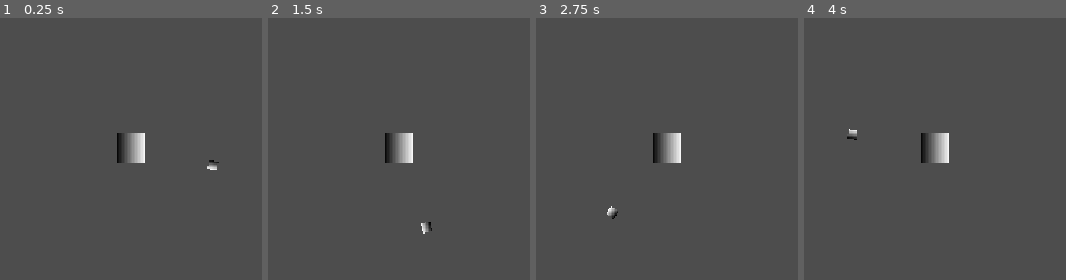
Above: before the commit, frames 1-4 (left to right).
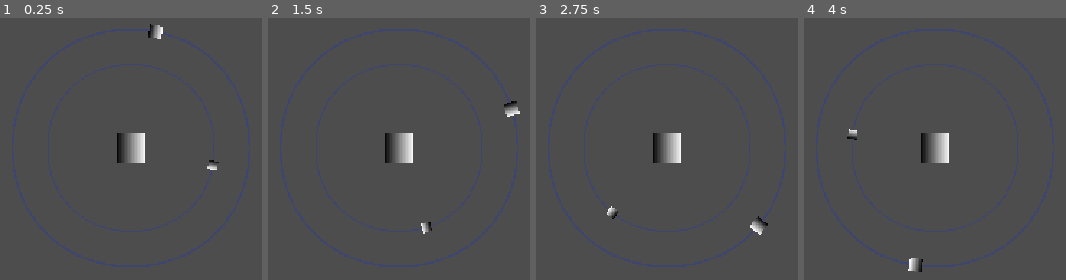
Above: after the commit, the same moments.

Repository: ChristusRegnat/Orbit
Game: Godot game, scene res://game.tscn
The game is run twice, just before and just after one commit, with the same random seed, the same clock (stepped at 60 frames per second) and the same inputs. This scene is started directly instead of the project's main scene.
Inputs:
- Up to frame 1 (0.25 s): no input
- Up to frame 2 (1.5 s): no input
- Up to frame 3 (2.75 s): no input
- Up to frame 4 (4 s): no input

The runs differ from the first frame. In frame 1, 3.3% of the frame differs, in the area x 4-96%, y 2-96%; in frame 2, 3.3%, in the area x 4-97%, y 4-96%; in frame 3, 3.3%; in frame 4, 3.3%.

Commit message:
Planet Path Trace
Added Trace Lines For Planet Orbits

Diff:
--- a/orbitus/d.gd
+++ b/orbitus/d.gd
@@ -1 +1,12 @@
 extends Line2D
+@onready var path_2d = get_parent()
+
+func _ready():
+	# Set Line2D properties (color, width)
+	default_color = Color(0.0, 0.171, 1.0, 1.0) # White, opaque
+	width = 5 # Adjust as needed
+
+		# Add points from the Path2D's curve
+	if path_2d and path_2d.curve:
+		for point in path_2d.curve.get_baked_points():
+			add_point(point) # Add points in local space
--- a/orbitus/game.tscn
+++ b/orbitus/game.tscn
@@ -1,7 +1,7 @@
-[gd_scene load_steps=11 format=3 uid="uid://mao1pu1ldjj1"]
+[gd_scene load_steps=10 format=3 uid="uid://mao1pu1ldjj1"]
 
 [ext_resource type="Script" uid="uid://b3yhki4anqdlg" path="res://path_1_follow.gd" id="1_80nbo"]
-[ext_resource type="Script" uid="uid://br4j3qeanbl7w" path="res://d.gd" id="2_e2o6t"]
+[ext_resource type="Script" uid="uid://c170egulbmhw6" path="res://path_1_trace.gd" id="2_e2o6t"]
 
 [sub_resource type="CircleShape2D" id="CircleShape2D_mwb40"]
 
@@ -23,8 +23,6 @@
 [sub_resource type="GradientTexture2D" id="GradientTexture2D_7jktm"]
 gradient = SubResource("Gradient_fc0e3")
 
-[sub_resource type="Curve" id="Curve_80nbo"]
-
 [node name="Game" type="Node2D"]
 
 [node name="Earth" type="StaticBody2D" parent="."]
@@ -42,6 +40,9 @@
 [node name="Path1" type="Path2D" parent="."]
 curve = SubResource("Curve2D_e2o6t")
 
+[node name="Path1_Trace" type="Line2D" parent="Path1"]
+script = ExtResource("2_e2o6t")
+
 [node name="Path1_Follow" type="PathFollow2D" parent="Path1"]
 position = Vector2(120, 0)
 rotation = 1.5707964
@@ -56,7 +57,23 @@
 scale = Vector2(0.21, 0.21)
 texture = SubResource("GradientTexture2D_7jktm")
 
-[node name="Path1_Trace" type="Line2D" parent="Path1"]
-width_curve = SubResource("Curve_80nbo")
-default_color = Color(0, 0, 1, 1)
+[node name="Path2" type="Path2D" parent="."]
+scale = Vector2(1.42, 1.42)
+curve = SubResource("Curve2D_e2o6t")
+
+[node name="Path2_Trace" type="Line2D" parent="Path2"]
 script = ExtResource("2_e2o6t")
+
+[node name="Path2_Follow" type="PathFollow2D" parent="Path2"]
+position = Vector2(0, -120.000015)
+progress = 570.474
+script = ExtResource("1_80nbo")
+
+[node name="Planet2" type="StaticBody2D" parent="Path2/Path2_Follow"]
+
+[node name="Planet2_Collisions" type="CollisionShape2D" parent="Path2/Path2_Follow/Planet2"]
+shape = SubResource("CircleShape2D_feb5d")
+
+[node name="Planet2_Sprite" type="Sprite2D" parent="Path2/Path2_Follow/Planet2"]
+scale = Vector2(0.21, 0.21)
+texture = SubResource("GradientTexture2D_7jktm")
--- a/orbitus/path_1_trace.gd
+++ b/orbitus/path_1_trace.gd
@@ -4,8 +4,8 @@
 
 func _ready():
 	# Set Line2D properties (color, width)
-	default_color = Color(0.0, 0.171, 1.0, 1.0) # White, opaque
-	width = 5 # Adjust as needed
+	default_color = Color(0.0, 0.173, 1.0, 0.196)
+	width = 2 # Adjust as needed
 
 		# Add points from the Path2D's curve
 	if path_2d and path_2d.curve:
